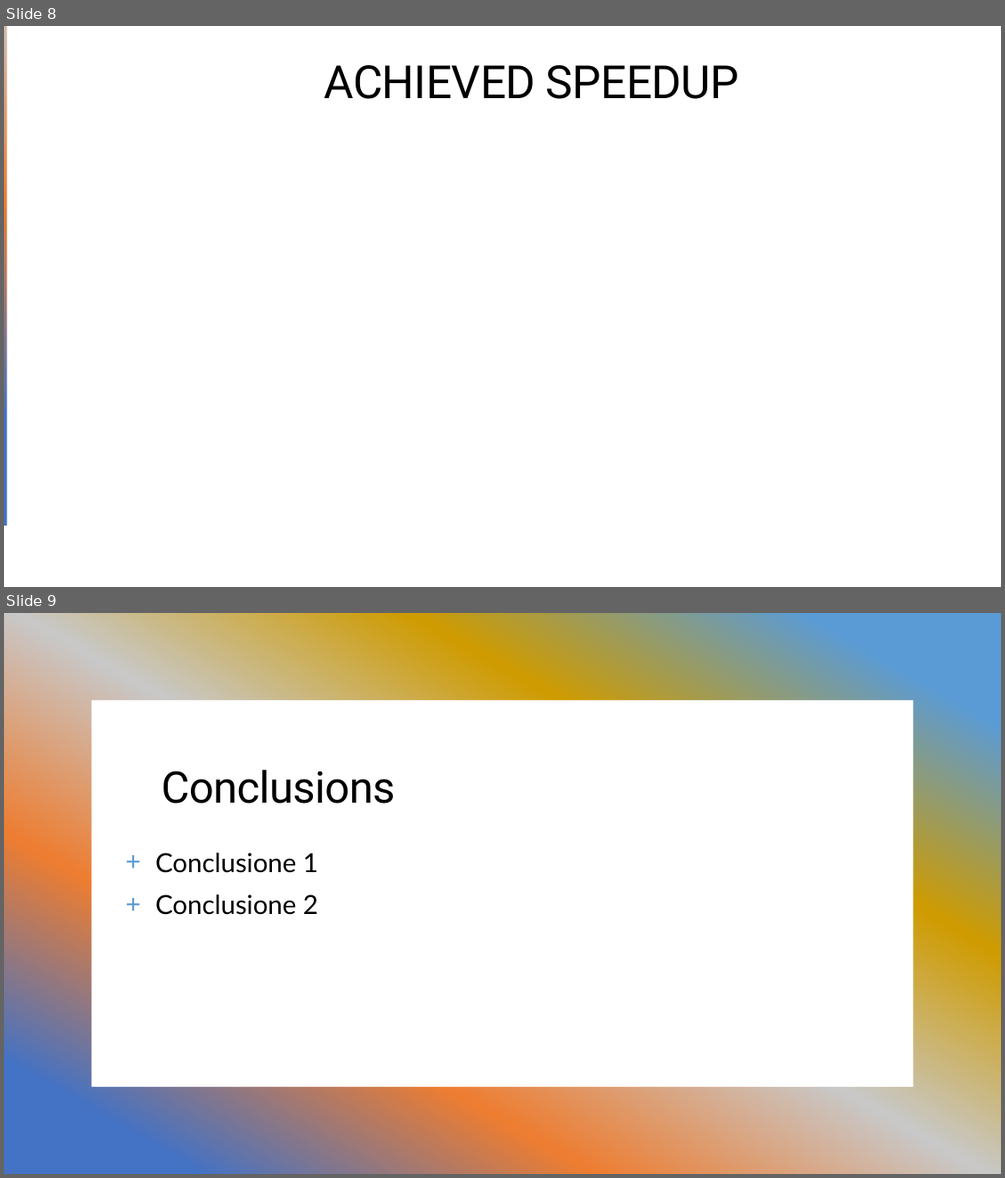
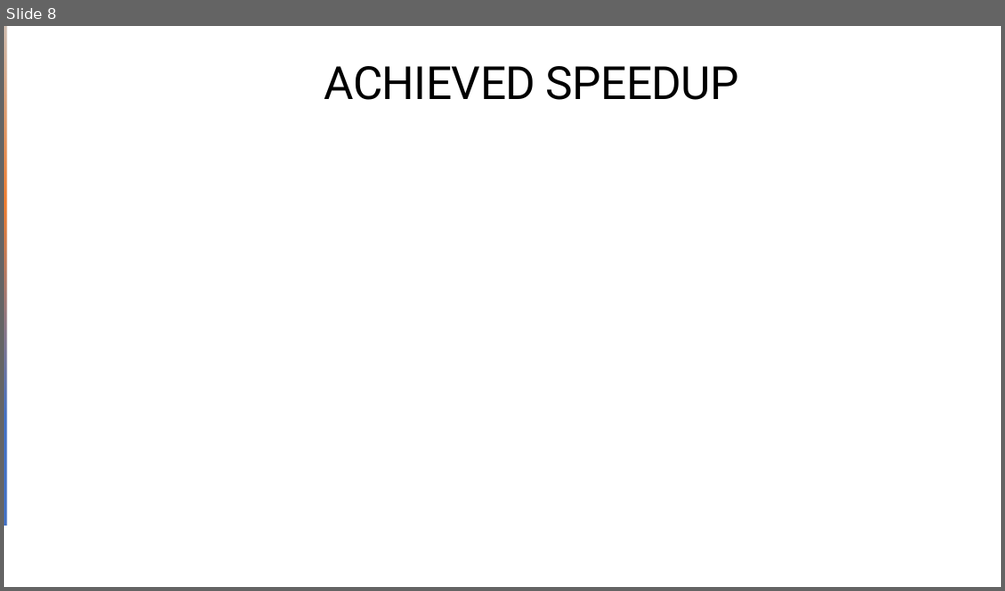
Before and after one commit to salor02/assignment-HPC, a slide deck: assignment-2/ATAX Problem Optimization.pptx. Shown one above the other, each under a label of ours: slides 8 and 9 before the commit, slide 8 after it. The pictures are 1005x1178 and 1005x591 pixels, drawn with LibreOffice and Linux fonts; fonts in the diff are those of the drawing. Boxes give left, top, right and bottom in pixels: in the first picture for what was removed or moved away, otherwise in the second. Text is boxed around its words. In the diff, an @@ line names an element or a change of style, - is before the commit and + after.

Commit message:
Added conclusions to presentation

```diff
--- a/assignment-2/ATAX Problem Optimization.pptx
+++ b/assignment-2/ATAX Problem Optimization.pptx
@@ slide 9 removed at (4, 613, 1001, 1174), background #FFFFFF; not listed: 1 template element that a slide beside it also shows @@
@@ rectangle removed at (4, 613, 1001, 1174) @@
@@ rectangle removed at (4, 613, 1001, 1174) @@
@@ rectangle removed at (91, 699, 914, 1086) @@
@@ title removed at (162, 770, 396, 803) @@
-Conclusions
@@ text removed at (155, 852, 318, 915) @@
-+ Conclusione 1
-+ Conclusione 2
```
Also in this commit, not shown: 7 other slides changed, 4 slides added.
